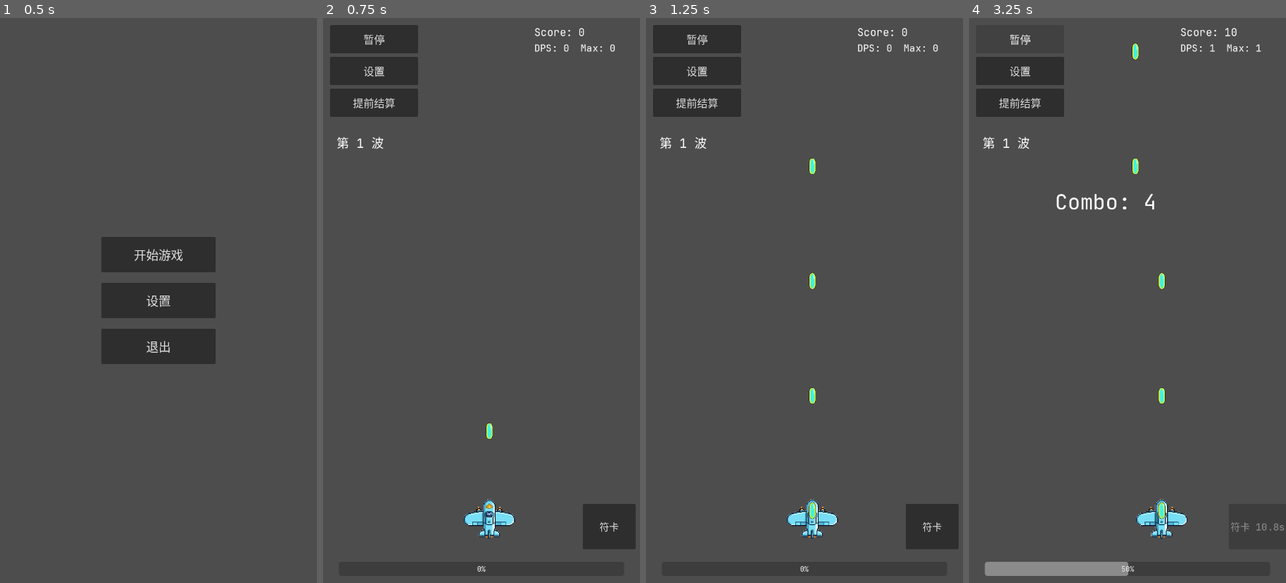
Above: before the commit, frames 1-4 (left to right).
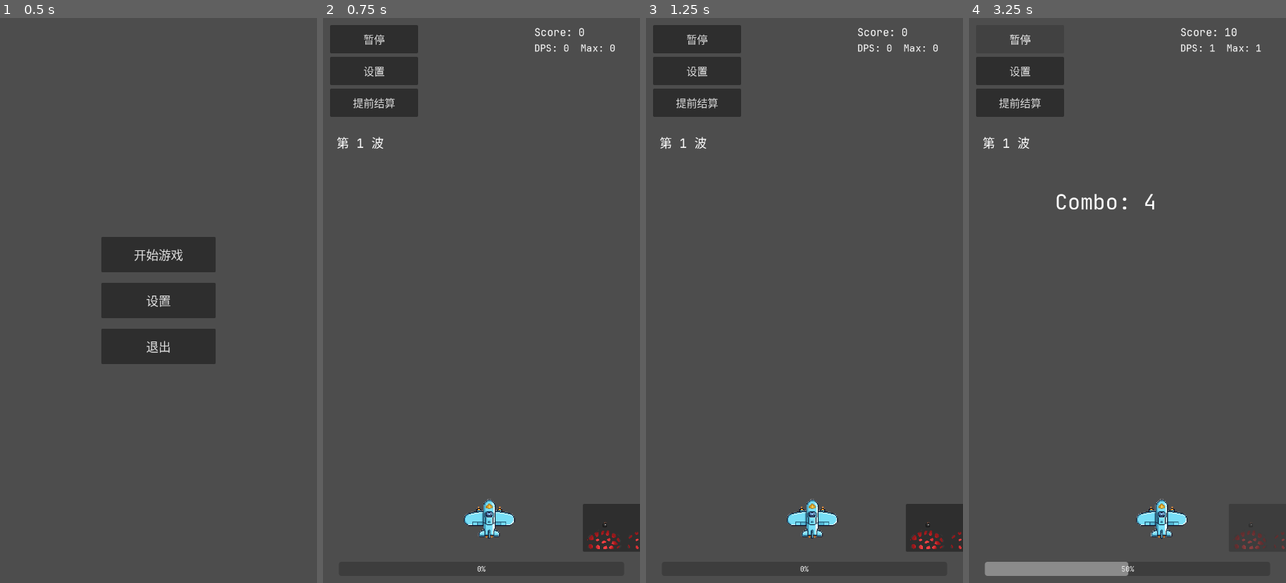
Above: after the commit, the same moments.

Repository: qingzhixing/plane-war
Game: Godot game, scene res://scenes/MainMenu.tscn
Same seed, same stepped clock (60 frames per second), same inputs: the game is played once before the commit and once after it. This scene is started directly instead of the project's main scene. Sound files missing from this copy of the repository are replaced by a short silence.
Inputs (mouse positions are in pixels of both pictures, inside the frame that each line leads up to):
- Up to frame 1 (0.5 s): no input
- Up to frame 2 (0.75 s): click "开始游戏" at 0.5 s
- Up to frame 3 (1.25 s): no input
- Up to frame 4 (3.25 s): click (1254, 526) at 1.25 s, where only the run before the commit has a clickable "符卡"; tap Enter at 2 s; move the mouse to (1197, 272) at 2.02 s; hold D 2.03-2.75 s; tap P at 2.1 s; click (1197, 272) at 2.17 s; click "继续" at 2.75 s

Frame 1 is identical in both runs. In frame 2, 0.4% of the frame differs, in the area x 51-100%, y 71-95%; in frame 3, 0.5%, in the area x 51-100%, y 24-95%; in frame 4, 0.5%.

Commit message:
🎮 ADD: 接入新资源并完善子弹与符卡反馈
整理新增音效与贴图到约定目录，接入玩家开火/受击/升级音效、子弹新贴图与符卡视觉反馈，同时修复火力聚焦仅在多弹时出现并增强其可感知效果。

Made-with: Cursor

Diff:
--- a/scenes/bullets/EnemyBasicBullet.tscn
+++ b/scenes/bullets/EnemyBasicBullet.tscn
@@ -1,7 +1,7 @@
 [gd_scene load_steps=4 format=3 uid="uid://bm1io1ijyvqyb"]
 
 [ext_resource type="Script" uid="uid://cr33b23e8ov8k" path="res://scripts/enemy_turret_bullet.gd" id="1_script"]
-[ext_resource type="Texture2D" uid="uid://b13ouvorm5y54" path="res://assets/sprites/bullets/bullet_enemy_basic.png" id="2_tex"]
+[ext_resource type="Texture2D" path="res://assets/sprites/bullets/Arrow.png" id="2_tex"]
 
 [sub_resource type="CircleShape2D" id="1"]
 radius = 22.022715
--- a/scenes/bullets/PlayerBullet.tscn
+++ b/scenes/bullets/PlayerBullet.tscn
@@ -1,7 +1,7 @@
 [gd_scene load_steps=4 format=3 uid="uid://du8esn7dxfruf"]
 
 [ext_resource type="Script" uid="uid://b76gldi4o1rfo" path="res://scripts/player_bullet.gd" id="1_g64gn"]
-[ext_resource type="Texture2D" uid="uid://w478a7uockj4" path="res://assets/sprites/bullets/bullet_player_basic.png" id="2_p7wmw"]
+[ext_resource type="Texture2D" path="res://assets/sprites/bullets/Gun.png" id="2_p7wmw"]
 
 [sub_resource type="CapsuleShape2D" id="CapsuleShape2D_p7wmw"]
 radius = 11.666666
--- a/scripts/audio_manager.gd
+++ b/scripts/audio_manager.gd
@@ -8,6 +8,9 @@
 ]
 
 const ENEMY_INJURED_STREAM: AudioStream = preload("res://assets/SFX/enemy/EnemyInjured.ogg")
+const PLAYER_SHOOT_STREAM: AudioStream = preload("res://assets/SFX/player/Shoot.wav")
+const PLAYER_HURT_STREAM: AudioStream = preload("res://assets/SFX/player/hurt.wav")
+const PLAYER_POWER_UP_STREAM: AudioStream = preload("res://assets/SFX/player/power_up.wav")
 const ENEMY_EXPLOSION_STREAMS: Array[AudioStream] = [
 	preload("res://assets/SFX/explode/Explosion1.ogg"),
 	preload("res://assets/SFX/explode/Explosion2.ogg"),
@@ -19,6 +22,8 @@
 
 var _bgm_player: AudioStreamPlayer
 var _sfx_player: AudioStreamPlayer
+var _shoot_sfx_player: AudioStreamPlayer
+var _ui_sfx_player: AudioStreamPlayer
 
 var _playlist: Array[AudioStream] = []
 var _playlist_index: int = 0
@@ -44,6 +49,16 @@
 	_sfx_player = AudioStreamPlayer.new()
 	_sfx_player.bus = "Master"
 	add_child(_sfx_player)
+	_apply_sfx_volume()
+
+	_shoot_sfx_player = AudioStreamPlayer.new()
+	_shoot_sfx_player.bus = "Master"
+	add_child(_shoot_sfx_player)
+	_apply_sfx_volume()
+
+	_ui_sfx_player = AudioStreamPlayer.new()
+	_ui_sfx_player.bus = "Master"
+	add_child(_ui_sfx_player)
 	_apply_sfx_volume()
 
 	_reset_playlist()
@@ -101,6 +116,33 @@
 	_sfx_player.play()
 
 
+func play_shoot() -> void:
+	if _shoot_sfx_player == null:
+		return
+	if _sfx_muted:
+		return
+	_shoot_sfx_player.stream = PLAYER_SHOOT_STREAM
+	_shoot_sfx_player.play()
+
+
+func play_player_hurt() -> void:
+	if _ui_sfx_player == null:
+		return
+	if _sfx_muted:
+		return
+	_ui_sfx_player.stream = PLAYER_HURT_STREAM
+	_ui_sfx_player.play()
+
+
+func play_power_up() -> void:
+	if _ui_sfx_player == null:
+		return
+	if _sfx_muted:
+		return
+	_ui_sfx_player.stream = PLAYER_POWER_UP_STREAM
+	_ui_sfx_player.play()
+
+
 func set_bgm_volume_linear(value: float) -> void:
 	_bgm_volume_linear = clampf(value, 0.0, 1.0)
 	_apply_bgm_volume()
@@ -135,5 +177,13 @@
 		return
 	if _sfx_muted or _sfx_volume_linear <= 0.001:
 		_sfx_player.volume_db = -80.0
+		if _shoot_sfx_player != null:
+			_shoot_sfx_player.volume_db = -80.0
+		if _ui_sfx_player != null:
+			_ui_sfx_player.volume_db = -80.0
 	else:
 		_sfx_player.volume_db = linear_to_db(_sfx_volume_linear)
+		if _shoot_sfx_player != null:
+			_shoot_sfx_player.volume_db = linear_to_db(_sfx_volume_linear)
+		if _ui_sfx_player != null:
+			_ui_sfx_player.volume_db = linear_to_db(_sfx_volume_linear)
--- a/scripts/hud.gd
+++ b/scripts/hud.gd
@@ -12,6 +12,9 @@
 var _combo_notice_timer: float = 0.0
 var _combo_break_timer: float = 0.0
 var _combo_notice_label: Label = null
+var _bomb_flash_rect: ColorRect = null
+var _bomb_notice_label: Label = null
+@onready var _pixel_bold_font: FontFile = preload("res://assets/font/PixelOperator8-Bold.ttf")
 
 @onready var _wave_label: Label = %WaveLabel
 @onready var _exp_bar: ProgressBar = %ExpBar
@@ -28,6 +31,8 @@
 	if player_path != NodePath(""):
 		_player = get_node(player_path)
 	_main = get_parent()
+	if is_instance_valid(_main) and _main.has_signal("bomb_used"):
+		_main.bomb_used.connect(_on_bomb_used)
 
 	# HUD 文本仅展示信息，不拦截输入
 	if _score_label != null:
@@ -60,6 +65,7 @@
 	if _end_run_button != null:
 		_end_run_button.pressed.connect(_on_end_run_pressed)
 	_ensure_bomb_button()
+	_ensure_bomb_vfx_nodes()
 
 func _process(delta: float) -> void:
 	if is_instance_valid(_main) and _main.has_method("get_exp") and _main.has_method("get_exp_to_next"):
@@ -199,6 +205,8 @@
 	if _combo_notice_label == null:
 		return
 	_combo_notice_label.text = text
+	if _pixel_bold_font != null:
+		_combo_notice_label.add_theme_font_override("font", _pixel_bold_font)
 	_combo_notice_timer = 0.8
 	_combo_notice_label.modulate = Color(1.0, 0.9, 0.35, 1.0)
 	var tween := create_tween()
@@ -227,8 +235,8 @@
 
 func _play_combo_break_sfx() -> void:
 	var audio := get_tree().get_first_node_in_group("audio_manager")
-	if audio != null and audio.has_method("play_enemy_injured"):
-		audio.play_enemy_injured()
+	if audio != null and audio.has_method("play_player_hurt"):
+		audio.play_player_hurt()
 
 
 func _ensure_bomb_button() -> void:
@@ -239,6 +247,11 @@
 	_bomb_button.text = "符卡"
 	_bomb_button.custom_minimum_size = Vector2(120, 56)
 	_bomb_button.add_theme_font_size_override("font_size", 22)
+	if _pixel_bold_font != null:
+		_bomb_button.add_theme_font_override("font", _pixel_bold_font)
+	var icon_tex := load("res://assets/sprites/bullets/Bomb.png") as Texture2D
+	if icon_tex != null:
+		_bomb_button.icon = icon_tex
 	_bomb_button.anchor_left = 0.82
 	_bomb_button.anchor_right = 0.98
 	_bomb_button.anchor_top = 0.86
@@ -266,3 +279,57 @@
 		return
 	if _main.has_method("try_use_bomb"):
 		_main.try_use_bomb()
+
+
+func _ensure_bomb_vfx_nodes() -> void:
+	var root := get_node_or_null("Root") as Control
+	if root == null:
+		return
+
+	_bomb_flash_rect = ColorRect.new()
+	_bomb_flash_rect.visible = false
+	_bomb_flash_rect.mouse_filter = Control.MOUSE_FILTER_IGNORE
+	_bomb_flash_rect.color = Color(0.65, 0.9, 1.0, 0.0)
+	_bomb_flash_rect.set_anchors_preset(Control.PRESET_FULL_RECT)
+	_bomb_flash_rect.set_offsets_preset(Control.PRESET_FULL_RECT)
+	root.add_child(_bomb_flash_rect)
+
+	_bomb_notice_label = Label.new()
+	_bomb_notice_label.visible = false
+	_bomb_notice_label.mouse_filter = Control.MOUSE_FILTER_IGNORE
+	_bomb_notice_label.text = "符卡发动!"
+	if _pixel_bold_font != null:
+		_bomb_notice_label.add_theme_font_override("font", _pixel_bold_font)
+	_bomb_notice_label.horizontal_alignment = HORIZONTAL_ALIGNMENT_CENTER
+	_bomb_notice_label.vertical_alignment = VERTICAL_ALIGNMENT_CENTER
+	_bomb_notice_label.add_theme_font_size_override("font_size", 44)
+	_bomb_notice_label.anchor_left = 0.2
+	_bomb_notice_label.anchor_right = 0.8
+	_bomb_notice_label.anchor_top = 0.42
+	_bomb_notice_label.anchor_bottom = 0.52
+	root.add_child(_bomb_notice_label)
+
+
+func _on_bomb_used() -> void:
+	if _bomb_flash_rect != null:
+		_bomb_flash_rect.visible = true
+		_bomb_flash_rect.modulate = Color(1, 1, 1, 1)
+		_bomb_flash_rect.color.a = 0.42
+		var flash_tween := create_tween()
+		flash_tween.tween_property(_bomb_flash_rect, "color:a", 0.0, 0.22).set_trans(Tween.TRANS_SINE).set_ease(Tween.EASE_OUT)
+		flash_tween.finished.connect(func() -> void:
+			_bomb_flash_rect.visible = false
+		)
+
+	if _bomb_notice_label != null:
+		_bomb_notice_label.visible = true
+		_bomb_notice_label.modulate = Color(1.0, 0.95, 0.55, 1.0)
+		_bomb_notice_label.scale = Vector2.ONE
+		var text_tween := create_tween()
+		text_tween.tween_property(_bomb_notice_label, "scale", Vector2.ONE * 1.12, 0.08).set_trans(Tween.TRANS_SINE).set_ease(Tween.EASE_OUT)
+		text_tween.tween_interval(0.10)
+		text_tween.tween_property(_bomb_notice_label, "modulate:a", 0.0, 0.22)
+		text_tween.finished.connect(func() -> void:
+			_bomb_notice_label.visible = false
+			_bomb_notice_label.modulate = Color(1, 1, 1, 1)
+		)
--- a/scripts/main.gd
+++ b/scripts/main.gd
@@ -1,6 +1,7 @@
 extends Node2D
 
 signal level_up
+signal bomb_used
 
 @export var player_path: NodePath = NodePath("Player")
 
@@ -199,6 +200,7 @@
 		return false
 	_bomb_cooldown_remaining = _BOMB_COOLDOWN_SECONDS
 	_trigger_bomb_effect()
+	emit_signal("bomb_used")
 	return true
 
 
@@ -245,6 +247,9 @@
 
 
 func on_player_hit() -> void:
+	var audio := get_tree().get_first_node_in_group("audio_manager")
+	if audio != null and audio.has_method("play_player_hurt"):
+		audio.play_player_hurt()
 	if _combo_guard_charges > 0:
 		_combo_guard_charges -= 1
 		return
@@ -306,6 +311,8 @@
 	var audio := get_tree().get_first_node_in_group("audio_manager")
 	if audio != null and audio.has_method("play_enemy_explosion"):
 		audio.play_enemy_explosion()
+	if audio != null and audio.has_method("play_power_up"):
+		audio.play_power_up()
 
 
 func _get_combo_multiplier() -> float:
--- a/scripts/player.gd
+++ b/scripts/player.gd
@@ -6,6 +6,7 @@
 @export var bullet_scene: PackedScene
 
 var _fire_timer: float = 0.0
+var _shoot_sfx_timer: float = 0.0
 var _has_pointer: bool = false
 var _pointer_pos: Vector2
 var _last_pointer_pos: Vector2
@@ -14,6 +15,7 @@
 var _bullet_count: int = 1
 const _max_bullet_count: int = 6
 var _spread_rad_per_bullet: float = 0.12
+const _min_spread_rad_per_bullet: float = 0.015
 var _boss_damage_multiplier: float = 1.0
 @onready var _fallback_bullet_scene: PackedScene = preload("res://scenes/bullets/PlayerBullet.tscn")
 
@@ -82,9 +84,11 @@
 
 func _update_shooting(delta: float) -> void:
 	_fire_timer -= delta
+	_shoot_sfx_timer -= delta
 	if _fire_timer <= 0.0:
 		_fire_timer = fire_interval
 		_spawn_bullet()
+		_play_shoot_sfx()
 
 func _spawn_bullet() -> void:
 	if bullet_scene == null:
@@ -131,6 +135,17 @@
 		"bullet_speed":
 			bullet_speed *= 1.12
 		"spread_focus":
-			_spread_rad_per_bullet = maxf(0.05, _spread_rad_per_bullet * 0.9)
+			# 聚焦只在多弹时有意义；效果做得更明显，便于玩家感知
+			if _bullet_count > 1:
+				_spread_rad_per_bullet = maxf(_min_spread_rad_per_bullet, _spread_rad_per_bullet * 0.7)
 		"boss_hunter":
 			_boss_damage_multiplier += 0.2
+
+
+func _play_shoot_sfx() -> void:
+	if _shoot_sfx_timer > 0.0:
+		return
+	_shoot_sfx_timer = 0.08
+	var audio := get_tree().get_first_node_in_group("audio_manager")
+	if audio != null and audio.has_method("play_shoot"):
+		audio.play_shoot()
--- a/scripts/upgrade_ui.gd
+++ b/scripts/upgrade_ui.gd
@@ -6,7 +6,7 @@
 	{"id": "multi_shot", "name": "弹数+1", "desc": "每次射击多 1 发，弹道略分散"},
 	{"id": "move_speed", "name": "机动强化", "desc": "移动速度 +10%"},
 	{"id": "bullet_speed", "name": "弹速提升", "desc": "子弹飞行速度 +12%"},
-	{"id": "spread_focus", "name": "火力聚焦", "desc": "弹道更集中，提升有效命中"},
+	{"id": "spread_focus", "name": "火力聚焦", "desc": "需要多弹：显著收束弹道"},
 	{"id": "boss_hunter", "name": "破甲弹头", "desc": "对 Boss 伤害 +20%"},
 	{"id": "score_up", "name": "评分增幅", "desc": "击杀得分乘区 +15%"},
 	{"id": "score_flat", "name": "战果奖金", "desc": "每次击杀额外 +5 分"},
@@ -130,10 +130,14 @@
 	var pool: Array[Dictionary] = []
 	var player := _main.get_node_or_null(_main.player_path) as Node
 	var at_max_bullets: bool = false
+	var bullet_count: int = 1
 	if player != null and player.has_method("get_bullet_count") and player.has_method("get_max_bullet_count"):
-		at_max_bullets = player.get_bullet_count() >= player.get_max_bullet_count()
+		bullet_count = player.get_bullet_count()
+		at_max_bullets = bullet_count >= player.get_max_bullet_count()
 	for u in UPGRADES:
 		if u["id"] == "multi_shot" and at_max_bullets:
+			continue
+		if u["id"] == "spread_focus" and bullet_count <= 1:
 			continue
 		pool.append(u)
 	pool.shuffle()
@@ -170,6 +174,9 @@
 	var upgrade_id: String = btn.get_meta("upgrade_id")
 	if _main.has_method("apply_upgrade"):
 		_main.apply_upgrade(upgrade_id)
+	var audio := get_tree().get_first_node_in_group("audio_manager")
+	if audio != null and audio.has_method("play_power_up"):
+		audio.play_power_up()
 	visible = false
 	get_tree().paused = false
 	if _main.has_method("on_upgrade_selected"):
Not shown, changed: assets/SFX/player/Shoot.wav.import
Not shown, changed: assets/SFX/player/power_up.wav.import
Binary file added: assets/font/PixelOperator8-Bold.ttf
Binary file added: assets/font/PixelOperator8.ttf
Binary file added: assets/font/pixelFont-7-8x14-sproutLands.ttf
Binary file added: assets/sprites/bullets/Arrow.png
Not shown, added: assets/sprites/bullets/Arrow.png.import
Binary file added: assets/sprites/bullets/Bomb.png
Binary file added: assets/sprites/bullets/Gun.png
Not shown, added: assets/SFX/player/Shoot.wav
Not shown, added: assets/SFX/player/hurt.wav
Not shown, added: assets/SFX/player/power_up.wav
